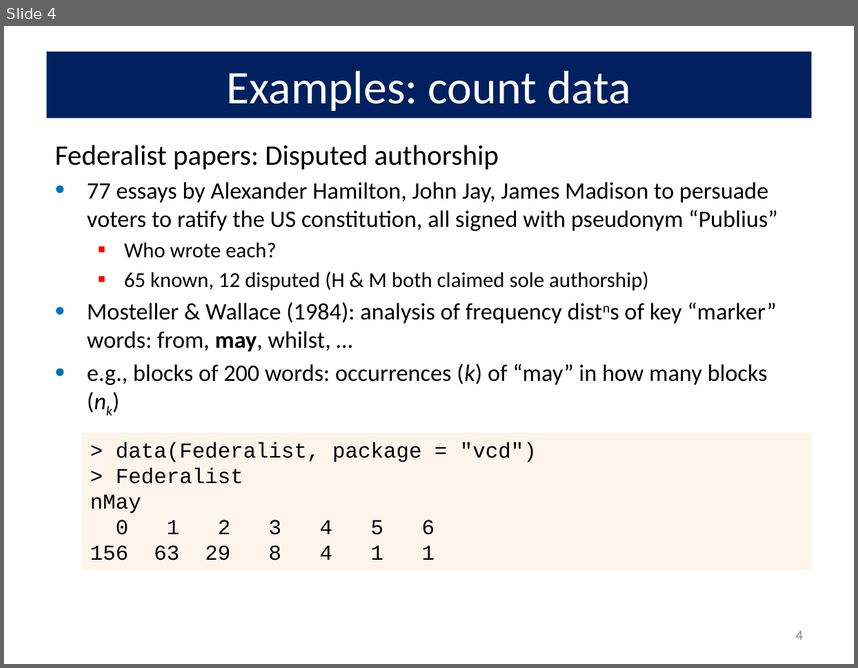
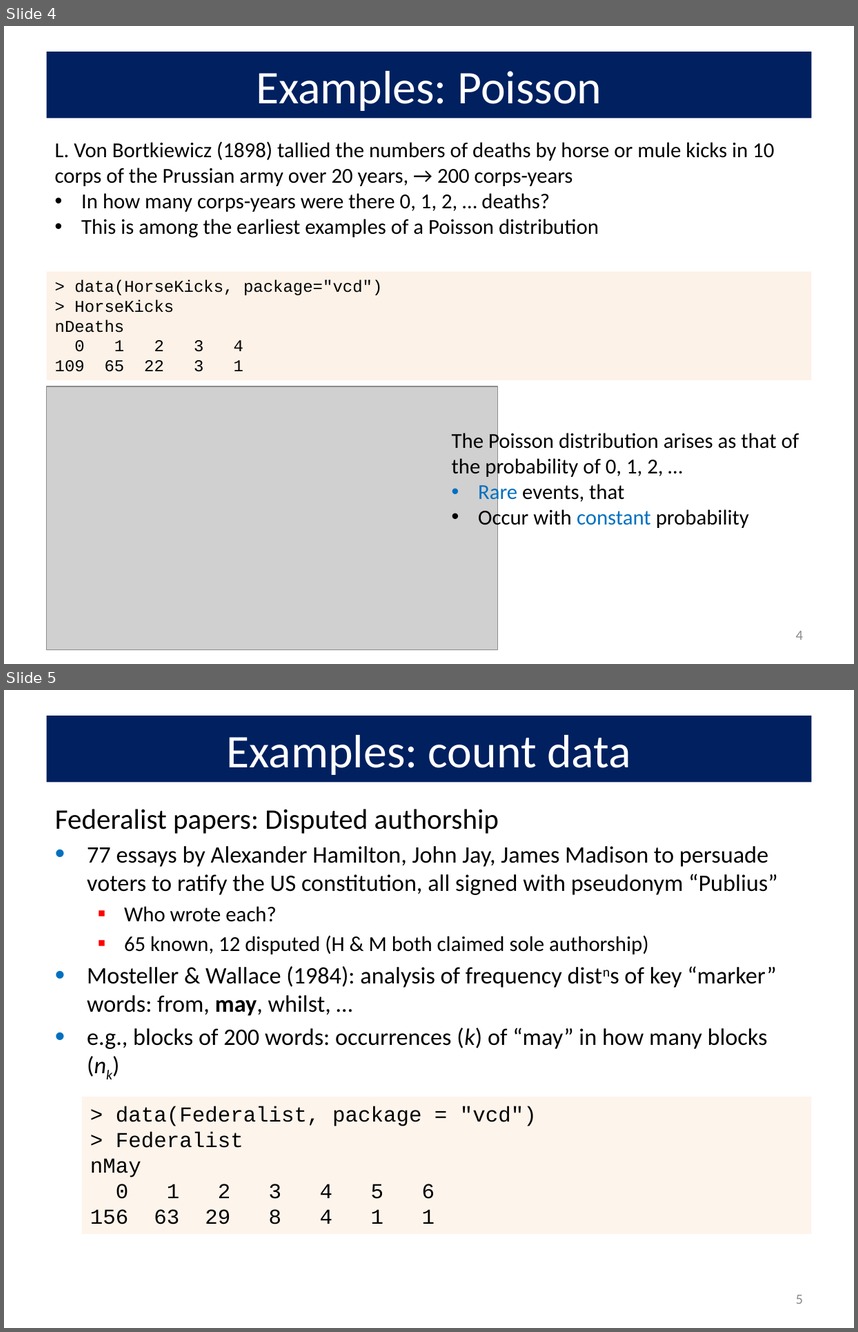
Before and after one commit to friendly/psy6136, a slide deck: docs/lectures/02-Discrete.pptx. Shown one above the other, each under a label of ours: slide 4 before the commit, slides 4 and 5 after it. The pictures are 858x668 and 858x1332 pixels, drawn with LibreOffice and Linux fonts; fonts in the diff are those of the drawing; grey boxes stand for pictures. Boxes give left, top, right and bottom in pixels: in the first picture for what was removed or moved away, otherwise in the second. Text is boxed around its words. In the diff, an @@ line names an element or a change of style, - is before the commit and + after.

```diff
--- a/docs/lectures/02-Discrete.pptx
+++ b/docs/lectures/02-Discrete.pptx
@@ slide 4 added at (4, 26, 854, 664), background #FFFFFF @@
@@ title added at (47, 52, 811, 118), fill #002060, 39.6 pt, text #FFFFFF @@
+Examples: Poisson
@@ text added at (55, 141, 774, 238), 18 pt, text #000000 @@
+L. Von Bortkiewicz (1898) tallied the numbers of deaths by horse or mule kicks in 10 corps of the Prussian army over 20 years, → 200 corps-years
+• In how many corps-years were there 0, 1, 2, … deaths?
+• This is among the earliest examples of a Poisson distribution
@@ rectangle added at (47, 272, 811, 381), fill #FDEADA at 60% opacity, 14 pt, text #000000 @@
+> data(HorseKicks, package="vcd")
+> HorseKicks
+nDeaths
+0 1 2 3 4
+109 65 22 3 1
@@ picture added at (47, 386, 498, 650) @@
@@ text added at (452, 430, 800, 530), 18 pt, text #000000 @@
+The Poisson distribution arises as that of the probability of 0, 1, 2, …
+• Rare events, that
+• Occur with constant probability
@@ page number added at (796, 630, 803, 639), 12 pt, text #8C8C8C @@
+4
@@ what was slide 4 is now slide 5 @@
@@ page number at (796, 1294, 803, 1303): text changed @@
-4
+5
```
Also in this commit, not shown: 8 slides changed, 2 other slides added, 21 other files.
